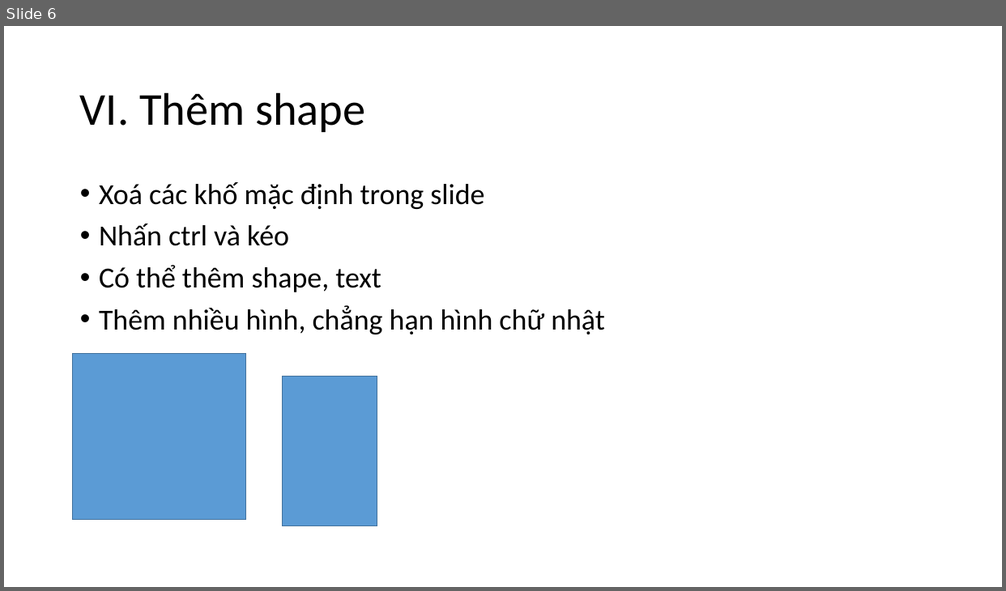
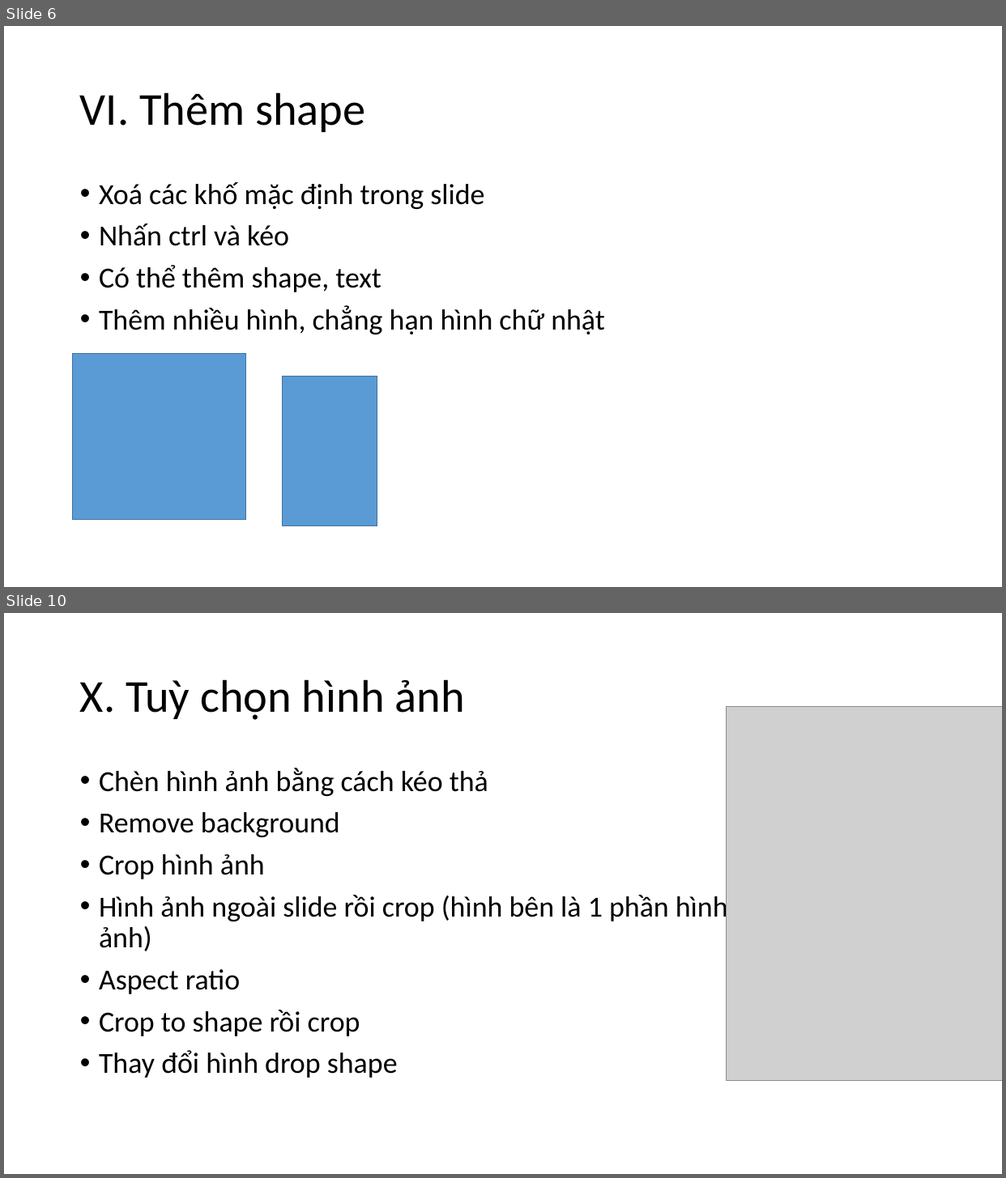
Before and after one commit to tranthanhbinh2603/PPTmasterclassV6_Powerpoint_from_A_to_Z, a slide deck: Powerpoint cơ bản.pptx. Shown one above the other, each under a label of ours: slide 6 before the commit, slides 6 and 10 after it; the slides between them are not shown. The pictures are 1006x591 and 1006x1178 pixels, drawn with LibreOffice and Linux fonts; fonts in the diff are those of the drawing; grey boxes stand for pictures. Boxes give left, top, right and bottom in pixels: in the first picture for what was removed or moved away, otherwise in the second. Text is boxed around its words. In the diff, an @@ line names an element or a change of style, - is before the commit and + after.

```diff
--- a/Powerpoint cơ bản.pptx
+++ b/Powerpoint cơ bản.pptx
@@ slide 10 added at <box>4,613,1002,1174</box>, background #FFFFFF @@
@@ title added at <box>80,679,464,720</box>, 44 pt, text #000000 @@
+X. Tuỳ chọn hình ảnh
@@ picture added at <box>727,707,1002,1081</box> @@
@@ text added at <box>99,768,728,1078</box>, 28 pt, text #000000 @@
+• Chèn hình ảnh bằng cách kéo thả
+• Remove background
+• Crop hình ảnh
+• Hình ảnh ngoài slide rồi crop (hình bên là 1 phần hình
+  ảnh)
+• Aspect ratio
+• Crop to shape rồi crop
+• Thay đổi hình drop shape
```
Also in this commit, not shown: 1 slide changed, 4 other slides added.
